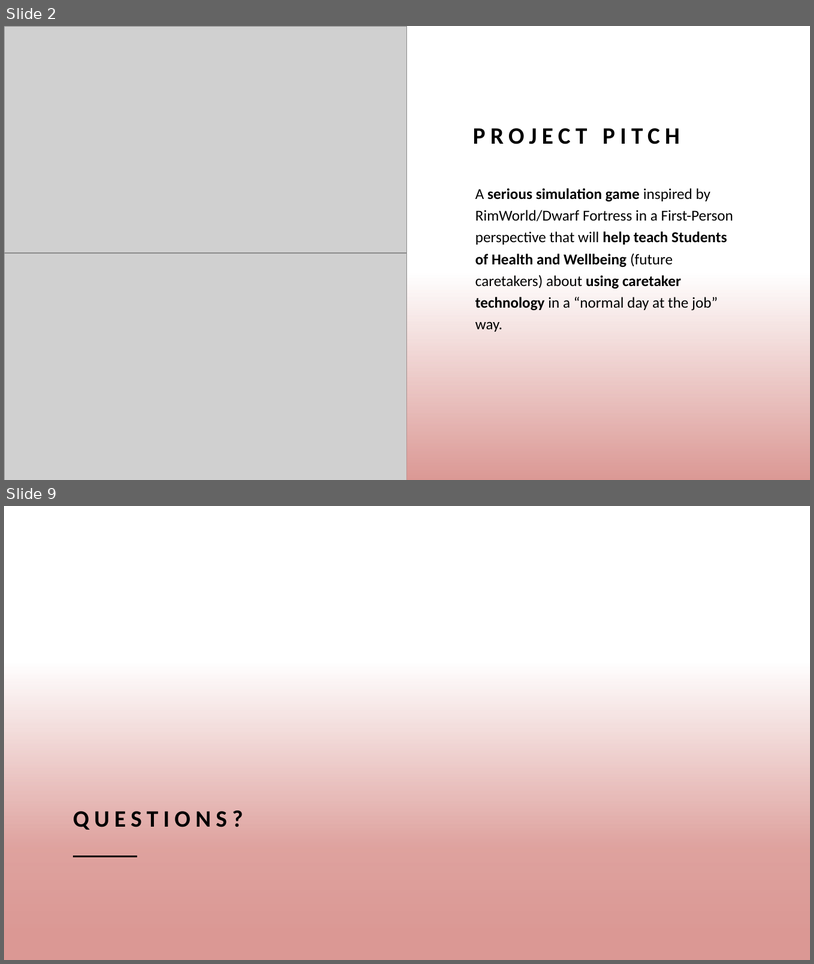
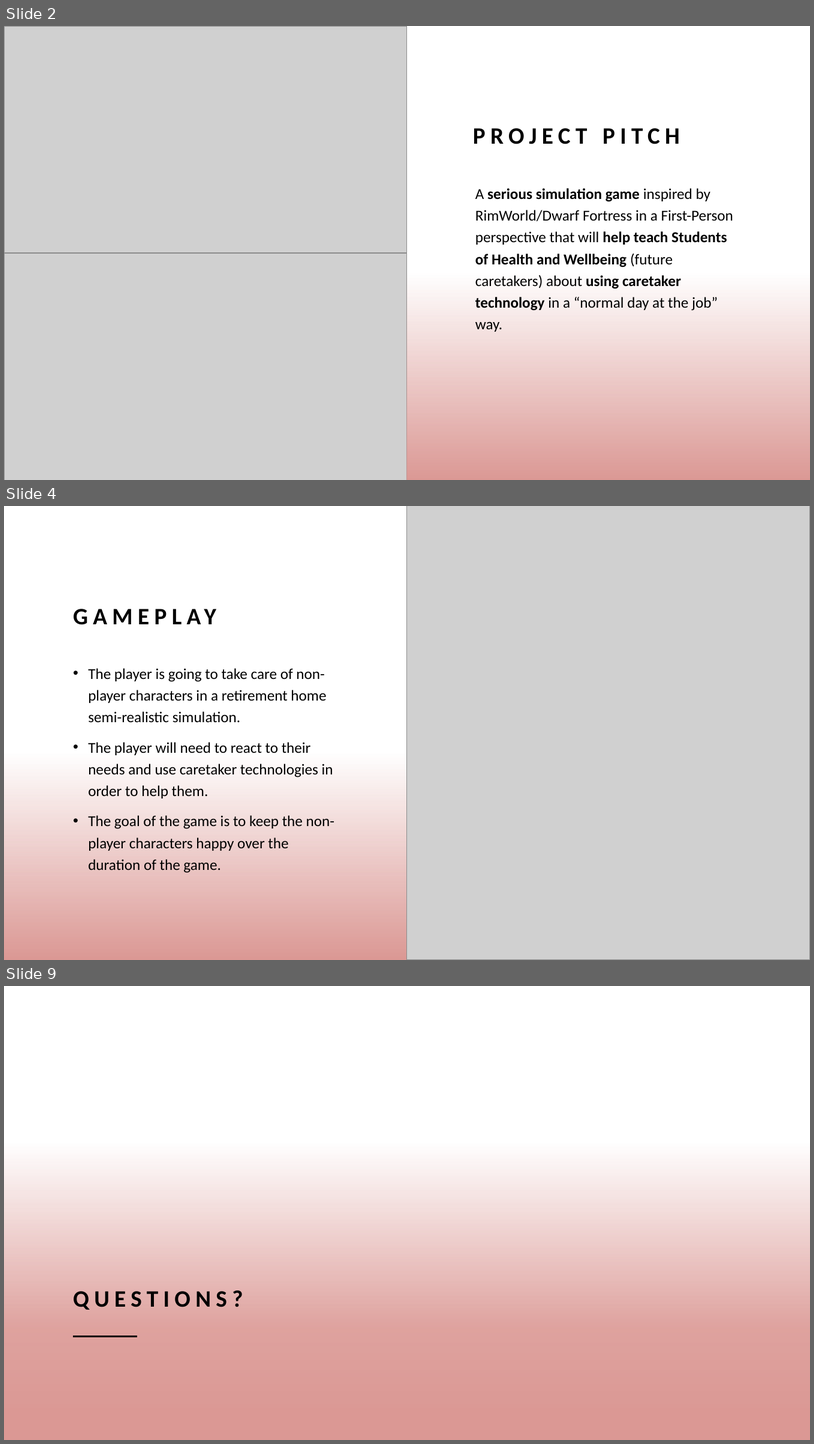
Before and after one commit to Snechar/CaretakerSim, a slide deck: Documents/Pitch.pptx. Shown one above the other, each under a label of ours: slides 2 and 9 before the commit, slides 2, 4 and 9 after it; the slides between them are not shown. The pictures are 814x964 and 814x1444 pixels, drawn with LibreOffice and Linux fonts; fonts in the diff are those of the drawing; grey boxes stand for pictures; background and template pictures are left out. Boxes give left, top, right and bottom in pixels: in the first picture for what was removed or moved away, otherwise in the second. Text is boxed around its words. In the diff, an @@ line names an element or a change of style, - is before the commit and + after.

```diff
--- a/Documents/Pitch.pptx
+++ b/Documents/Pitch.pptx
@@ slide 4 added at (x1=4, y1=506, x2=810, y2=960), background #FFFFFF; not listed: 1 template element that a slide beside it also shows @@
@@ rectangle added at (x1=4, y1=506, x2=810, y2=960), fill #FFFFFF @@
@@ picture added at (x1=408, y1=506, x2=810, y2=960) @@
@@ title added at (x1=67, y1=560, x2=349, y2=633), 28 pt, text #000000, bold @@
+GAMEPLAY
@@ text added at (x1=88, y1=668, x2=335, y2=873), 18 pt, text #000000 @@
+• The player is going to take care of non-player characters in a retirement home semi-realistic simulation.
+• The player will need to react to their needs and use caretaker technologies in order to help them.
+• The goal of the game is to keep the non-player characters happy over the duration of the game.
@@ rectangle added at (x1=4, y1=719, x2=408, y2=960), fill gradient #DB9894 @@
```
Also in this commit, not shown: 2 slides changed, 4 other slides added, 5 slides removed.
